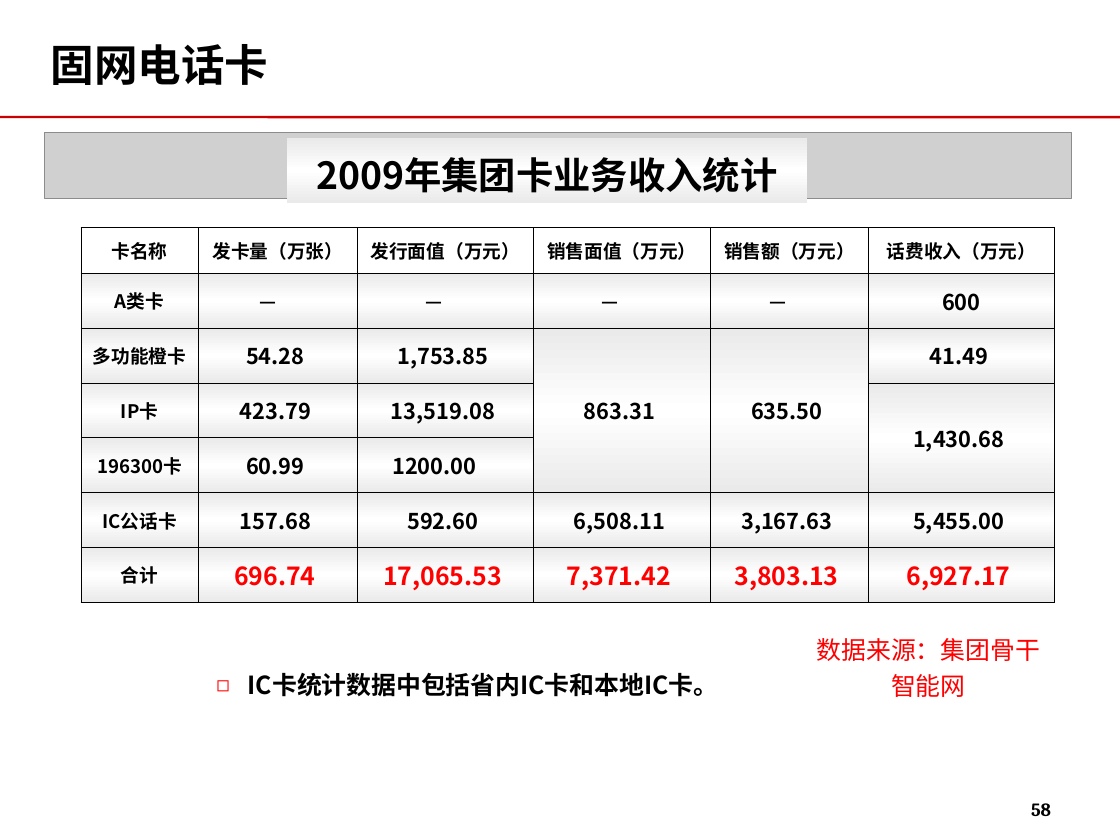
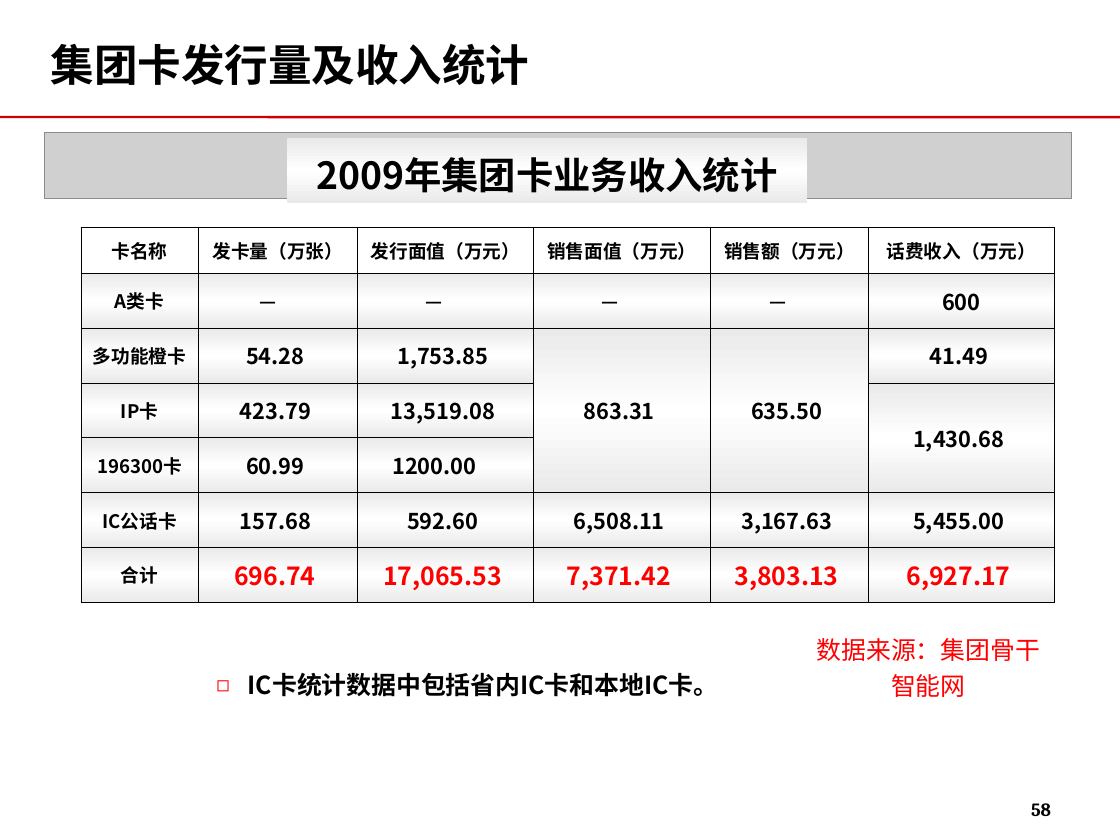
Before and after one commit to momo1101/unicardsrch, a slide deck: slide 58 of 软课题文本/软课题-中国联通电信卡业务及策略研究.ppt. Drawn at 1120x840 pixels with LibreOffice and Linux fonts; fonts in the diff are those of the drawing; grey boxes stand for pictures; background and template pictures are left out. Boxes give left, top, right and bottom in pixels: in the first picture for what was removed or moved away, otherwise in the second. Text is boxed around its words. In the diff, an @@ line names an element or a change of style, - is before the commit and + after.

Commit message:
参照4.21返回的卡业务运营中心张冰对doc做的修改，修改了ppt 进一步修改了固网卡部分，增加了固网卡整合建议

```diff
--- a/软课题文本/软课题-中国联通电信卡业务及策略研究.ppt
+++ b/软课题文本/软课题-中国联通电信卡业务及策略研究.ppt
@@ title at <box>51,43,529,85</box>: text changed @@
-固网电话卡
+集团卡发行量及收入统计
```
Also in this commit, not shown: 5 other slides changed, 1 slide added.
